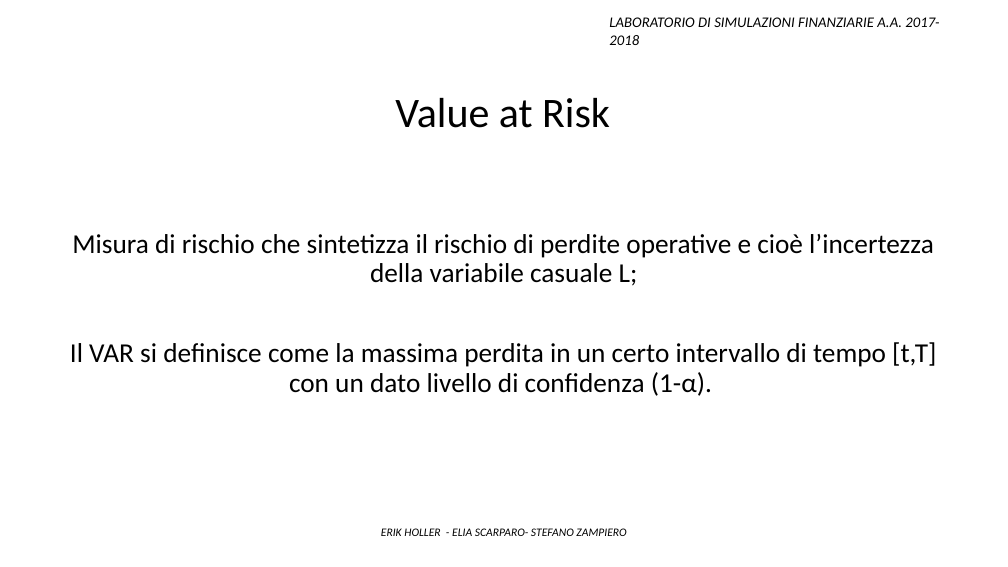
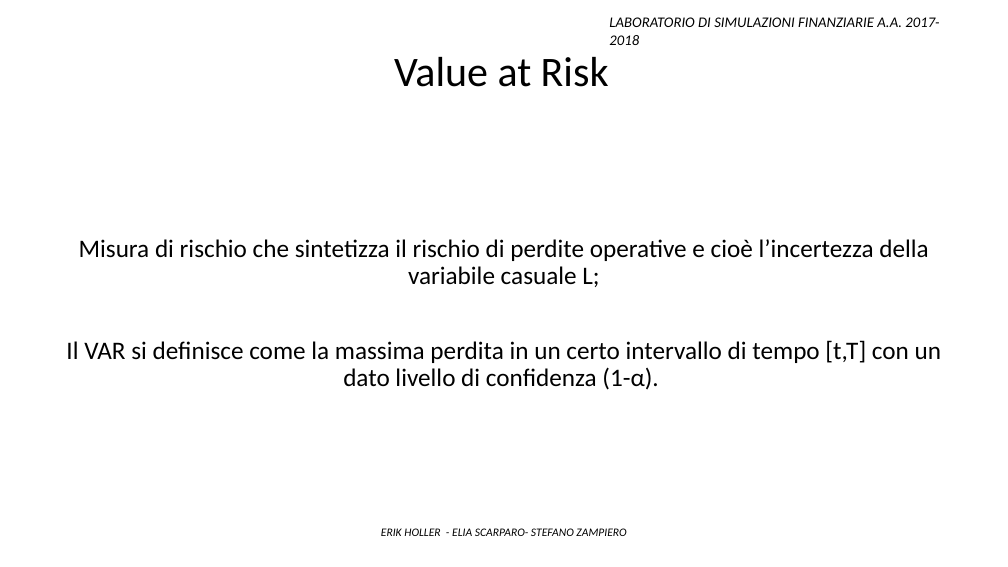
Before and after one commit to Stegirsanov/Laboratorio-di-simulazioni-finanziarie-project, a slide deck: slide 15 of Presentazione_finale.pptx (slide 17 before the commit). Drawn at 1008x567 pixels with LibreOffice and Linux fonts; fonts in the diff are those of the drawing. Boxes give left, top, right and bottom in pixels: in the first picture for what was removed or moved away, otherwise in the second. Text is boxed around its words. In the diff, an @@ line names an element or a change of style, - is before the commit and + after.

```diff
--- a/Presentazione_finale.pptx
+++ b/Presentazione_finale.pptx
@@ text "Value at Risk": place and size @@
-text "Value at Risk" at (395,98,610,128)
+text "Value at Risk" at (394,57,609,87)
@@ text "Misura di rischio che sintetizza ..." at (66,239,941,390): size 26 to 24 pt @@
```
Also in this commit, not shown: 15 other slides changed, 6 slides added, 2 slides removed, 3 other files.
